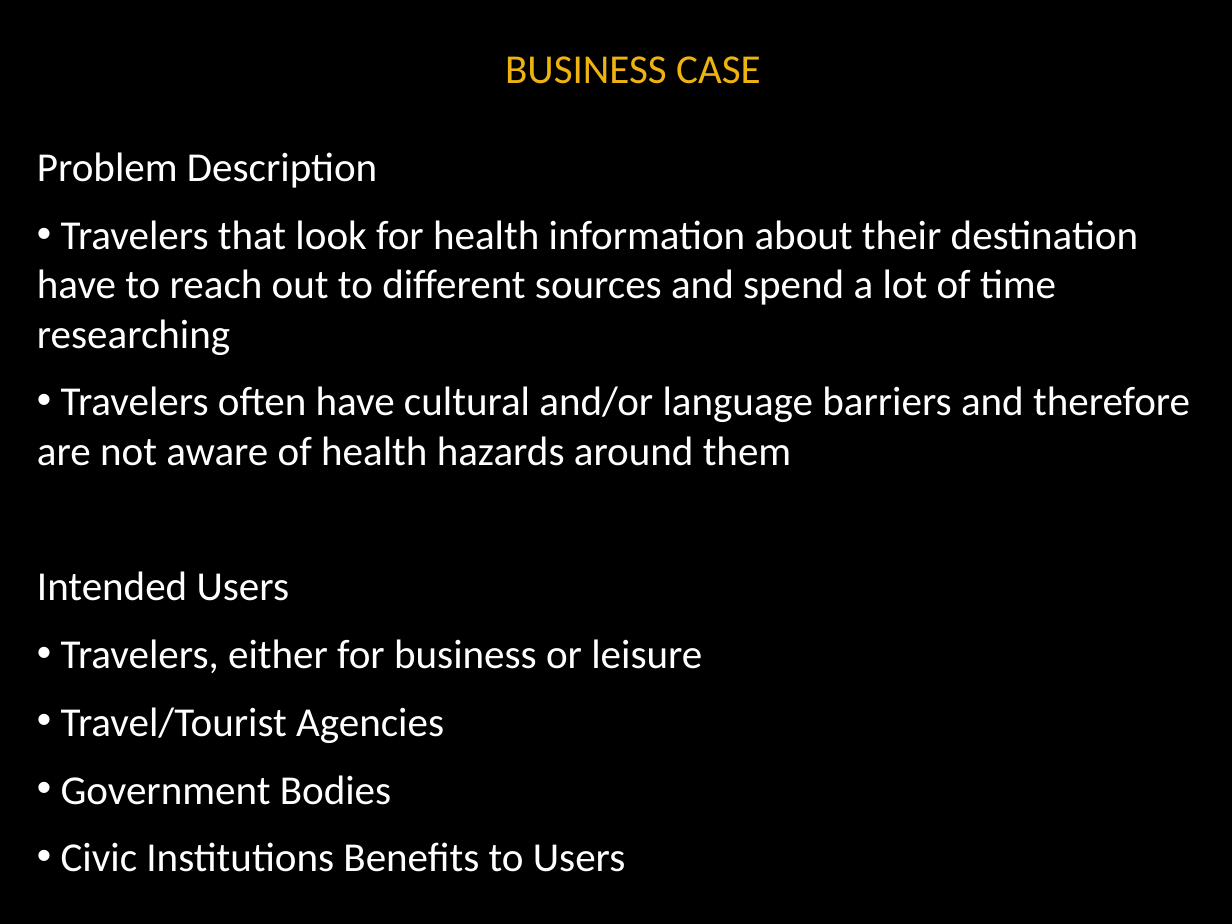
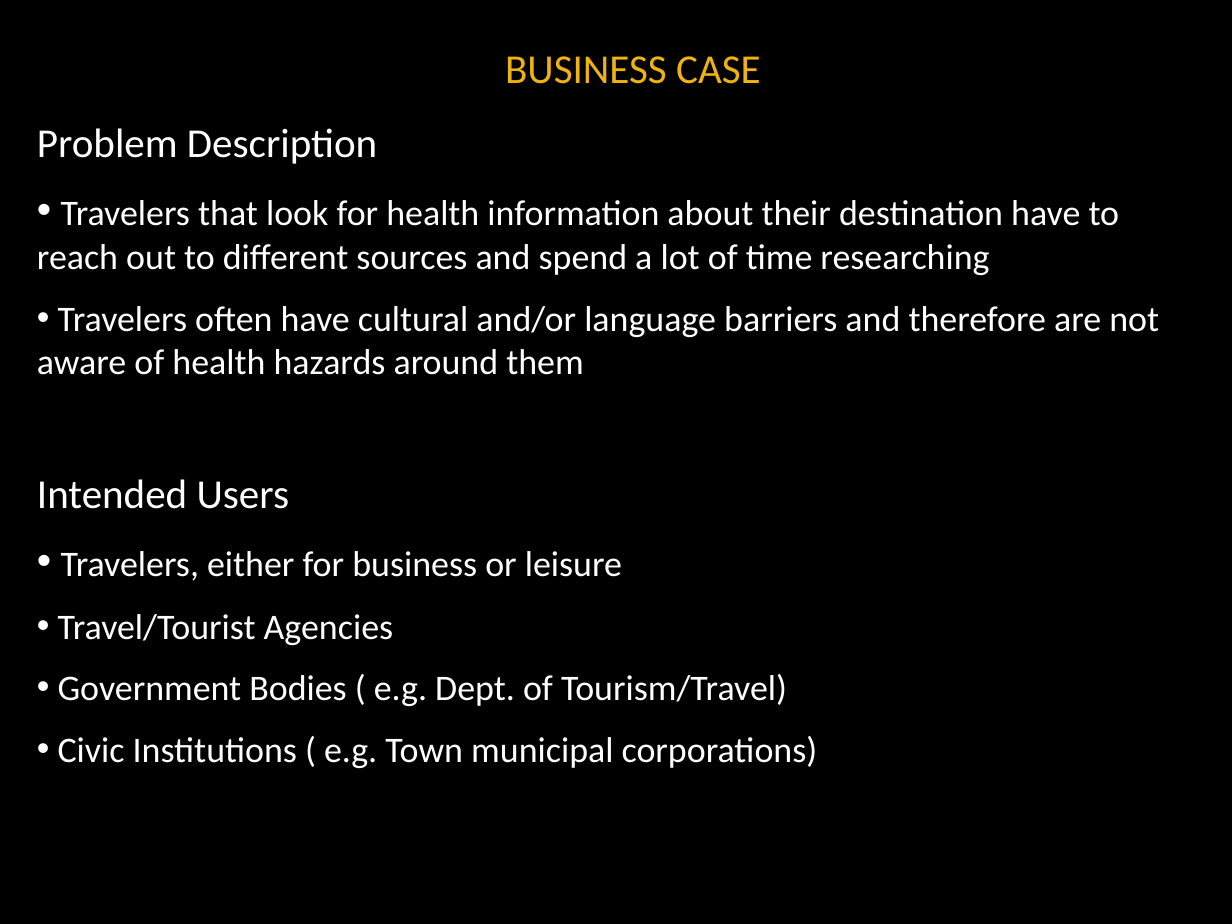
Before and after one commit to noanadler/RockStars, a slide deck: slide 12 of Deliverable1/Docs/TopicPresentation.pptx (slide 9 before the commit). Drawn at 1232x924 pixels with LibreOffice and Linux fonts; fonts in the diff are those of the drawing; background and template pictures are left out. Boxes give left, top, right and bottom in pixels: in the first picture for what was removed or moved away, otherwise in the second. Text is boxed around its words. In the diff, an @@ line names an element or a change of style, - is before the commit and + after.

```diff
--- a/Deliverable1/Docs/TopicPresentation.pptx
+++ b/Deliverable1/Docs/TopicPresentation.pptx
@@ text "Problem Description": place and size @@
-text "Problem Description" at <box>37,152,1190,805</box>
+text "Problem Description" at <box>37,128,1159,768</box>
@@ text at <box>37,200,1159,645</box>: size 24 to 21 pt in "Travelers that look for health information about ...", "Travelers often have cultural and/or language barriers ...", "Travelers, either for business or leisure", "Travel/Tourist Agencies" @@
@@ text at <box>58,674,818,768</box>: text changed; size 24 to 21 pt @@
-• Government Bodies
-• Civic Institutions Benefits to Users
+• Government Bodies ( e.g. Dept. of Tourism/Travel)
+• Civic Institutions ( e.g. Town municipal corporations)
```
Also in this commit, not shown: 9 other slides changed, 4 slides added, 1 slide removed.
